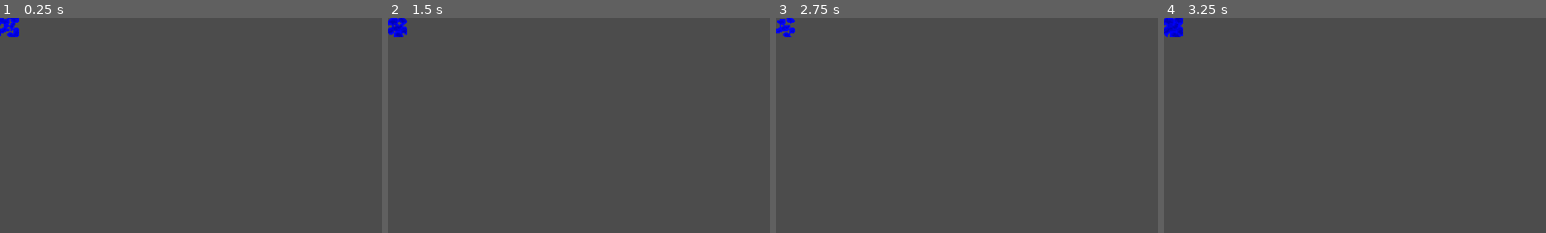
Above: before the commit, frames 1-4 (left to right).
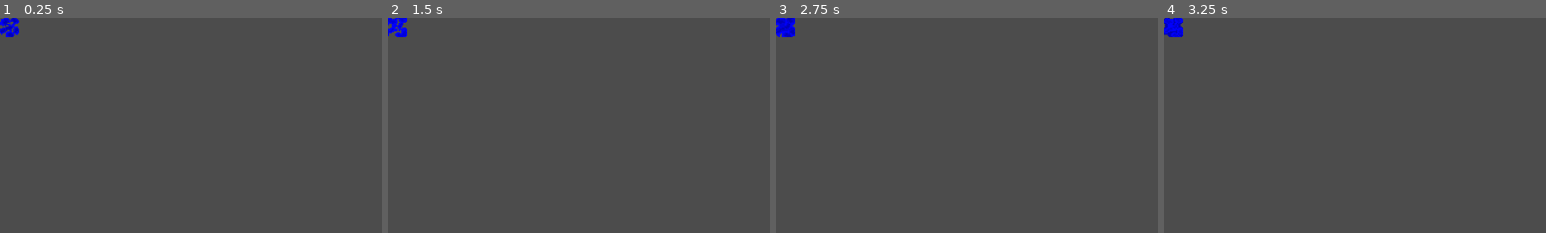
Above: after the commit, the same moments.

Repository: speed2CZ/Bluppo
Game: Godot game, scene res://scenes/objects/HeavyMud.tscn
Two runs of this game, one before a commit and one after it. Both use one fixed random seed, a clock stepped at 60 frames per second and the inputs below. This scene is started directly instead of the project's main scene.
Inputs:
- Up to frame 1 (0.25 s): no input
- Up to frame 2 (1.5 s): hold Right (ui_right) 0.53-1.28 s; tap Enter at 1.25 s; hold Left (ui_left) from 1.28 s (still down)
- Up to frame 3 (2.75 s): tap Space at 2 s; release Left (ui_left) at 2.03 s; hold Right (ui_right) from 2.03 s (still down)
- Up to frame 4 (3.25 s): keep holding Right (ui_right); tap Enter at 2.75 s
The pictures show only the part of the screen within x 0-50%, y 0-50%; the shares and areas given below are measured in that part.

The runs differ from the first frame. In frame 1, 0.3% of the frame differs, in the area x 0-5%, y 0-9%; in frame 2, 0.3%; in frame 3, 0.4%; in frame 4, 0.4%.
Error in both runs: Invalid get index '0' (on base: 'Array'). (res://src/Autoload/Game.gd:174)

Commit message:
Add heavy mud sound when spreading

Diff:
--- a/scenes/SoundManager.tscn
+++ b/scenes/SoundManager.tscn
@@ -1,5 +1,6 @@
-[gd_scene load_steps=30 format=2]
+[gd_scene load_steps=31 format=2]
 
+[ext_resource path="res://sounds/HeavyMud.wav" type="AudioStream" id=1]
 [ext_resource path="res://sounds/ExitOpen.wav" type="AudioStream" id=2]
 [ext_resource path="res://sounds/Pushed.wav" type="AudioStream" id=3]
 [ext_resource path="res://sounds/FishCollected.wav" type="AudioStream" id=4]
@@ -93,6 +94,9 @@
 [node name="LightMud" type="AudioStreamPlayer" parent="."]
 stream = ExtResource( 21 )
 
+[node name="HeavyMud" type="AudioStreamPlayer" parent="."]
+stream = ExtResource( 1 )
+
 [node name="OutOfOxygen" type="AudioStreamPlayer" parent="."]
 stream = ExtResource( 26 )
 
--- a/scenes/objects/HeavyMud.tscn
+++ b/scenes/objects/HeavyMud.tscn
@@ -35,5 +35,5 @@
 [node name="AnimatedSprite" type="AnimatedSprite" parent="."]
 position = Vector2( 16, 16 )
 frames = SubResource( 2 )
-frame = 5
+frame = 2
 playing = true
--- a/src/HeavyMud.gd
+++ b/src/HeavyMud.gd
@@ -30,8 +30,10 @@
 		var Left = position + Vector2.LEFT * Game.gridSize
 		if not Game.getObjectAtPosition(Right):
 			Game.spawnObject("objects", "HeavyMud", Right)
+			Game.playSound("HeavyMud")
 		if not Game.getObjectAtPosition(Left):
 			Game.spawnObject("objects", "HeavyMud", Left)
+			Game.playSound("HeavyMud")
 
 		tick = 0
 
